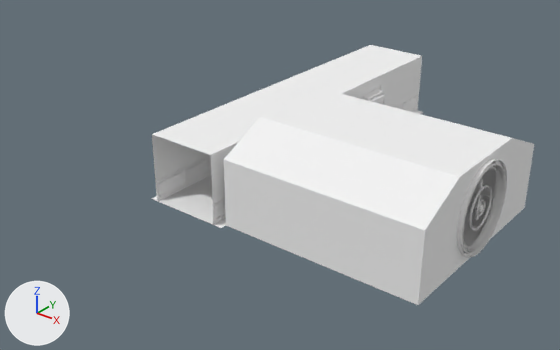
The FBX model Assets/Models/MindPlace/MindPlace 2.fbx, before and after one commit.
Both versions are drawn from a camera (50 mm lens) standing at (113.5, -160.6, 84.7) and looking at (13.3, -35.3, 7.1). The lights are fixed; the arrows at lower left show +X, +Y and +Z. Where no turn or scale is listed for an object, it has been applied to the vertices.

Objects in the first picture: 'Ceiling', 'Clock', 'Floor', 'WallDoorHall.001', 'WallHall.002', 'WallHall.006', 'WallHall.008', 'WallHall.013', 'WallHall.014', 'WallRoomClock', 'WallRoomClock.001'.
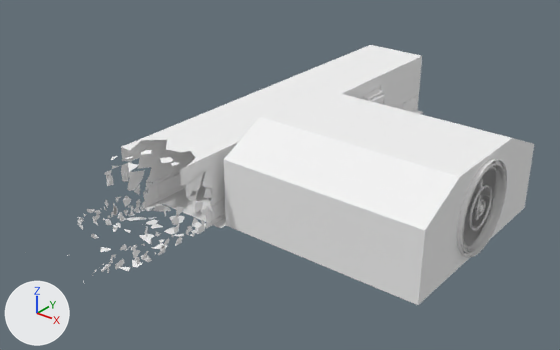
Location of each change, [x1, y1, x2, y2] in pixels of the pictures (560 x 350 px):
'DestroyedWall', added: after [25, 134, 213, 282]
'WallHall.008', unchanged, covered by the edit: before [182, 145, 211, 188]; after [182, 151, 206, 188]

Edits to the bpy script that builds the scene:
```text
Add me_destroyedwall_cell_006_cell_005:
    me_destroyedwall_cell_006_cell_005.from_pydata(...)  # 1382 vertices, 617 faces; spans x -8.4..10.2, y -28.2..8.3, z -0.1..17.0
    me_destroyedwall_cell_006_cell_005.materials.append(mat_material)  # white #f3f3f3
Add ob_destroyedwall:
    ob_destroyedwall = bpy.data.objects.new('DestroyedWall', me_destroyedwall_cell_006_cell_005)
    ob_destroyedwall.location = (-1.1, -61.3, 0.0)
```
